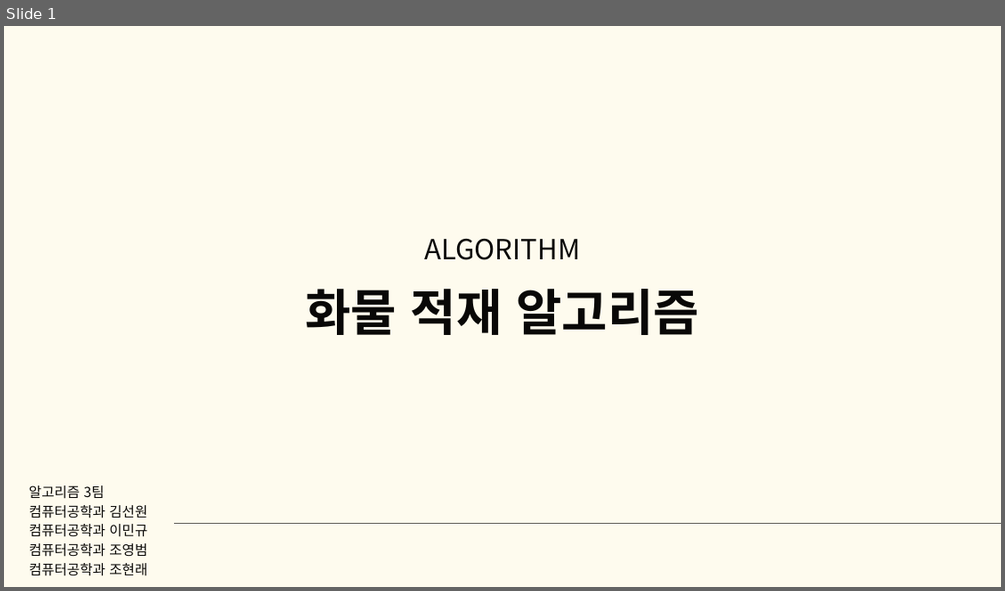
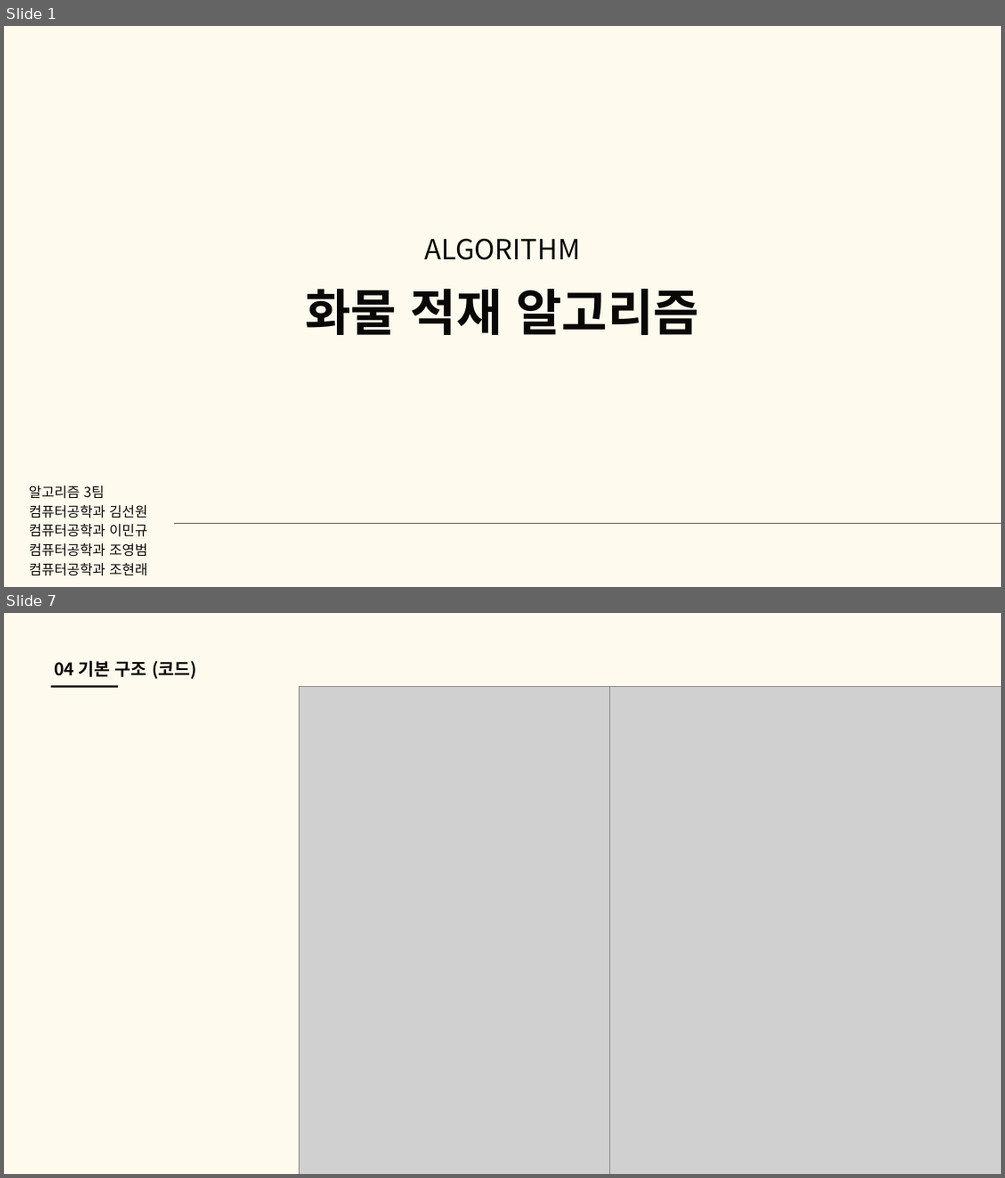
Before and after one commit to good-thing/CargoDriver, a slide deck: 알고리즘 3팀 화물차 알고리즘.pptx. Shown one above the other, each under a label of ours: slide 1 before the commit, slides 1 and 7 after it; the slides between them are not shown. The pictures are 1005x591 and 1005x1178 pixels, drawn with LibreOffice and Linux fonts; fonts in the diff are those of the drawing; grey boxes stand for pictures. Boxes give left, top, right and bottom in pixels: in the first picture for what was removed or moved away, otherwise in the second. Text is boxed around its words. In the diff, an @@ line names an element or a change of style, - is before the commit and + after.

```diff
--- a/알고리즘 3팀 화물차 알고리즘.pptx
+++ b/알고리즘 3팀 화물차 알고리즘.pptx
@@ slide 7 added at [4, 613, 1001, 1174], background #FEFBEE @@
@@ text added at [55, 660, 196, 679], 25 pt, text #090807, bold @@
+04 기본 구조 (코드)
@@ line added from (51, 686) to (118, 686), #090807 3 pt @@
@@ picture added at [299, 686, 610, 1174] @@
@@ picture added at [610, 686, 1001, 1174] @@
```
Also in this commit, not shown: 3 slides changed, 13 other slides added, 13 slides removed, 22 other files.
